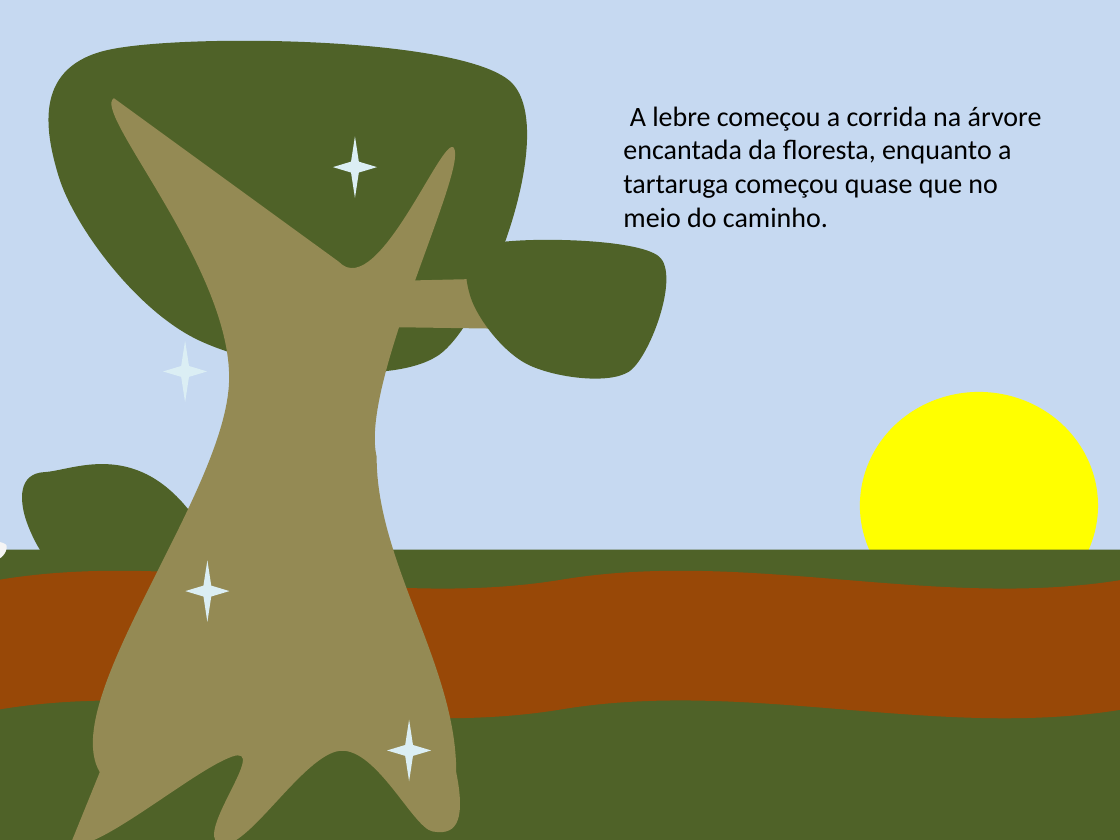
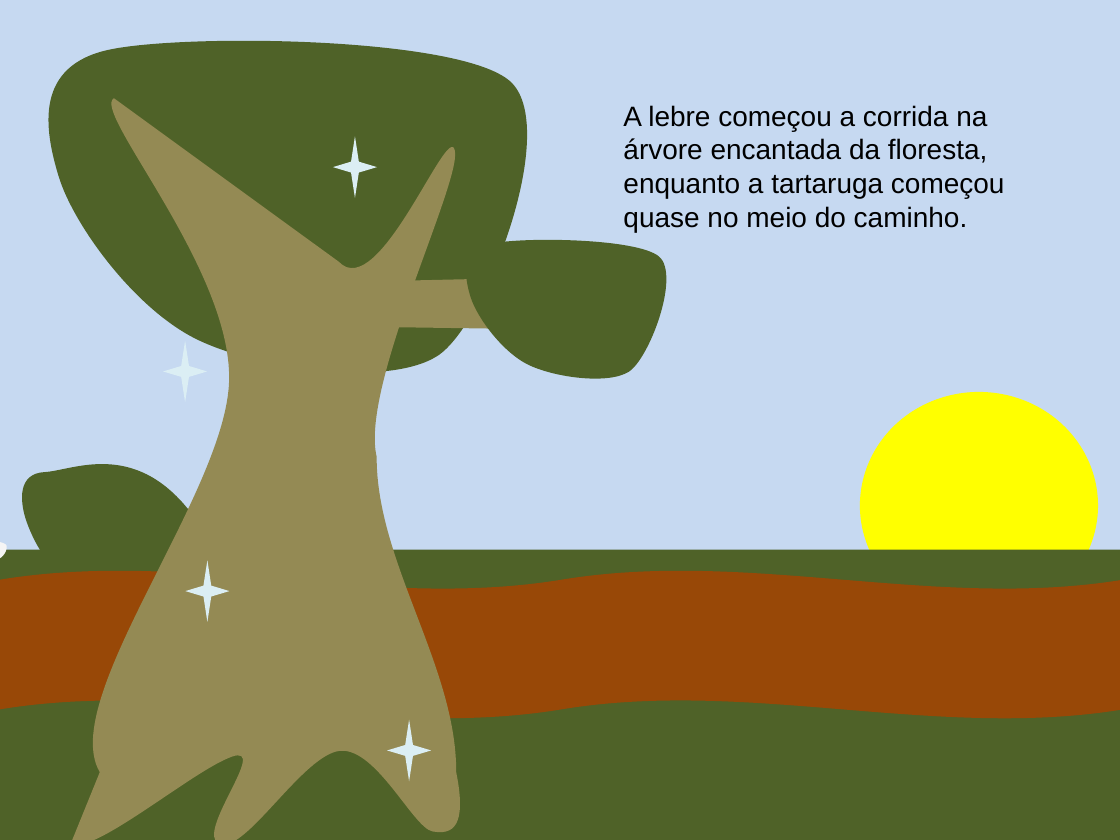
Before and after one commit to gustavoFG28/Ludit, a slide deck: slide 16 of Historias/fundos.pptx. Drawn at 1120x840 pixels with LibreOffice and Linux fonts; fonts in the diff are those of the drawing. Boxes give left, top, right and bottom in pixels: in the first picture for what was removed or moved away, otherwise in the second. Text is boxed around its words. In the diff, an @@ line names an element or a change of style, - is before the commit and + after.

```diff
--- a/Historias/fundos.pptx
+++ b/Historias/fundos.pptx
@@ text at (623, 105, 1005, 232): text changed; font Calibri to Arial @@
-A lebre começou a corrida na árvore encantada da floresta, enquanto a tartaruga começou quase que no meio do caminho.
+A lebre começou a corrida na árvore encantada da floresta, enquanto a tartaruga começou quase no meio do caminho.
```
Also in this commit, not shown: 54 other slides changed.
